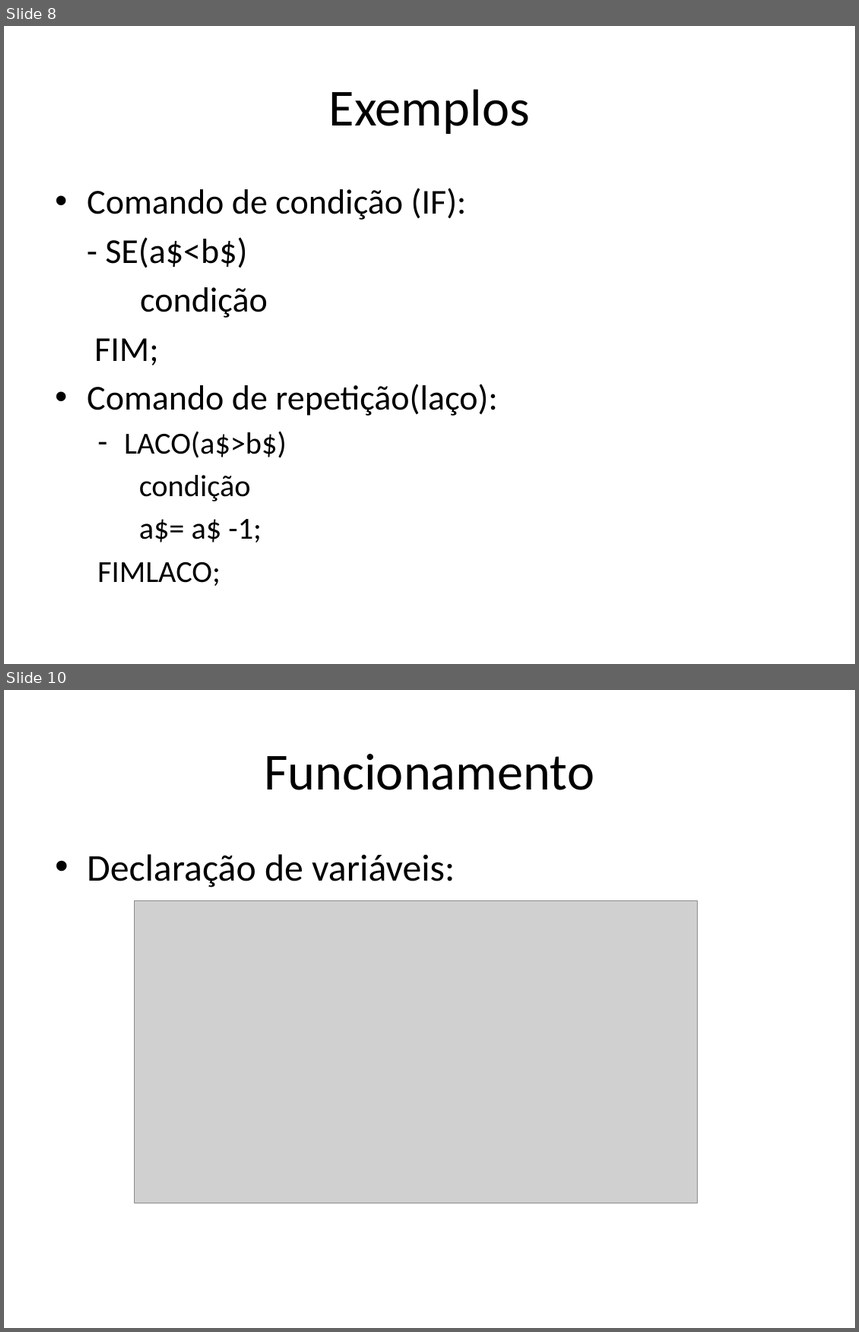
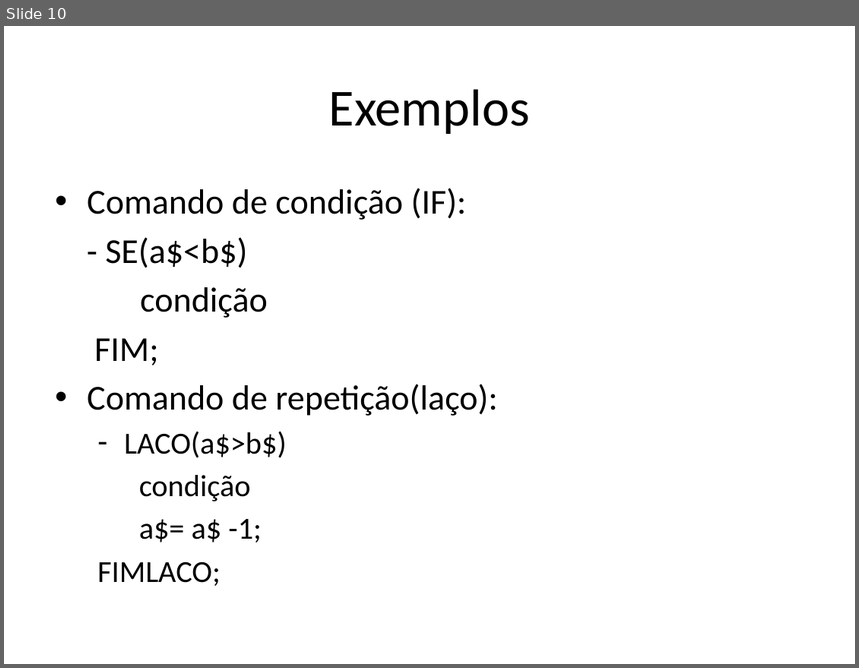
Before and after one commit to Kevinspiller/baidu, a slide deck: Linguagem Baidu.pptx. Shown one above the other, each under a label of ours: slides 8 and 10 before the commit, slide 10 after it; the slides between them are not shown. The pictures are 859x1332 and 859x668 pixels, drawn with LibreOffice and Linux fonts; fonts in the diff are those of the drawing; grey boxes stand for pictures. Boxes give left, top, right and bottom in pixels: in the first picture for what was removed or moved away, otherwise in the second. Text is boxed around its words. In the diff, an @@ line names an element or a change of style, - is before the commit and + after.

```diff
--- a/Linguagem Baidu.pptx
+++ b/Linguagem Baidu.pptx
@@ slide 10 removed at [4,690,855,1328], background #FFFFFF @@
@@ title removed at [264,754,595,790] @@
-Funcionamento
@@ text removed at [87,854,455,888] @@
-• Declaração de variáveis:
@@ picture removed at [135,901,698,1203] @@
@@ what was slide 8 is now slide 10 @@
```
Also in this commit, not shown: 1 slide changed, 6 slides added, 14 other slides removed.
